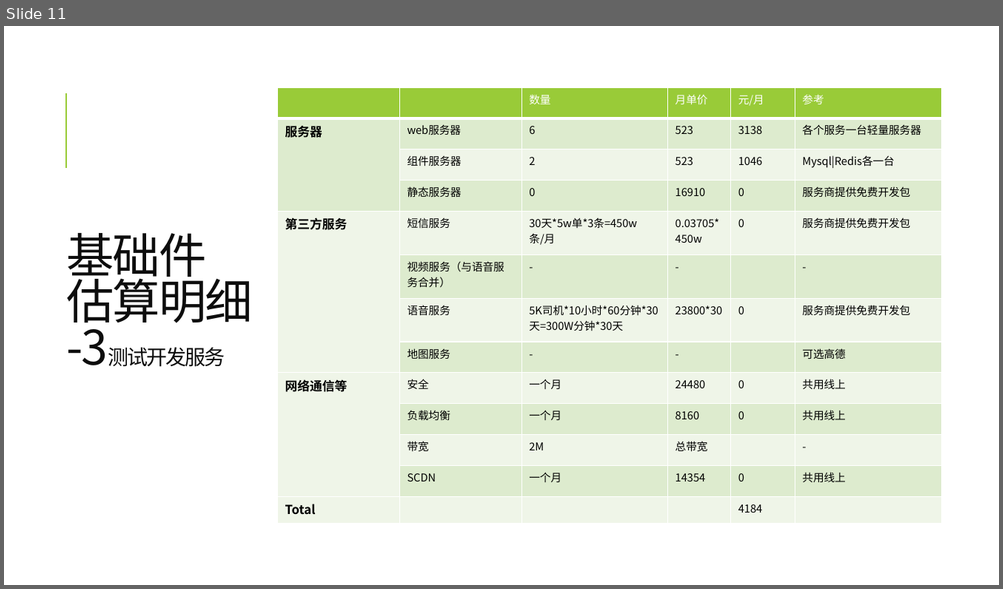
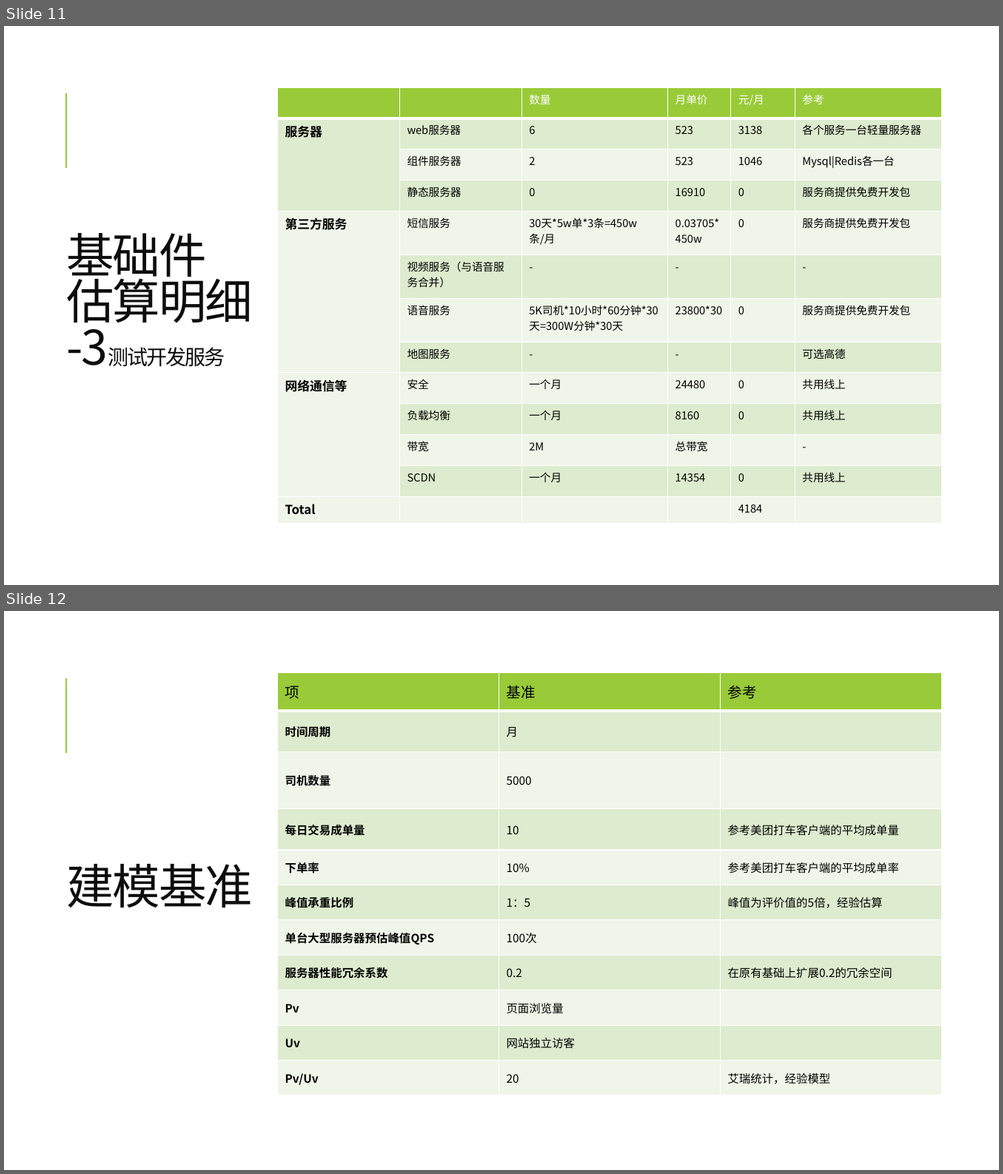
Before and after one commit to gogodog/wiki, a slide deck: 搜谷v1.pptx. Shown one above the other, each under a label of ours: slide 11 before the commit, slides 11 and 12 after it. The pictures are 1003x589 and 1003x1174 pixels, drawn with LibreOffice and Linux fonts; fonts in the diff are those of the drawing. Boxes give left, top, right and bottom in pixels: in the first picture for what was removed or moved away, otherwise in the second. Text is boxed around its words. In the diff, an @@ line names an element or a change of style, - is before the commit and + after.

```diff
--- a/搜谷v1.pptx
+++ b/搜谷v1.pptx
@@ slide 12 added at [4,611,999,1170], background #FFFFFF; not listed: 1 template element that a slide beside it also shows @@
@@ table added at [278,673,942,1096], 11 rows, 3 columns @@
+项 | 基准 | 参考
+时间周期 | 月 | 
+司机数量 | 5000 | 
+每日交易成单量 | 10 | 参考美团打车客户端的平均成单量
+下单率 | 10% | 参考美团打车客户端的平均成单率
+峰值承重比例 | 1：5 | 峰值为评价值的5倍，经验估算
+单台大型服务器预估峰值QPS | 100次 | 
+服务器性能冗余系数 | 0.2 | 在原有基础上扩展0.2的冗余空间
+Pv | 页面浏览量 | 
+Uv | 网站独立访客 | 
+Pv/Uv | 20 | 艾瑞统计，经验模型
@@ title added at [67,864,253,908], 46 pt, text #0D0D0D @@
+建模基准
```
Also in this commit, not shown: 1 slide changed, 1 other file.
